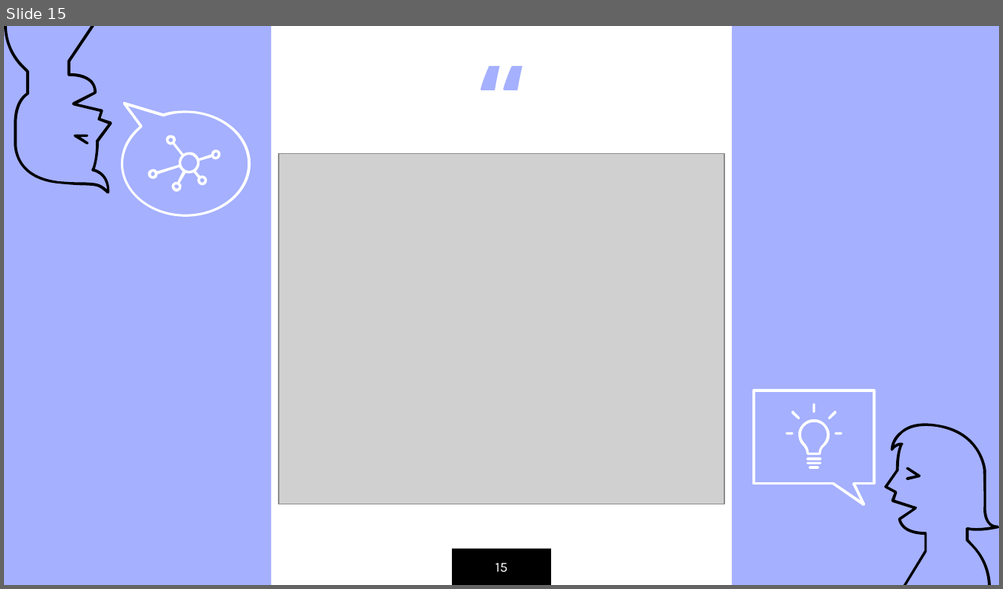
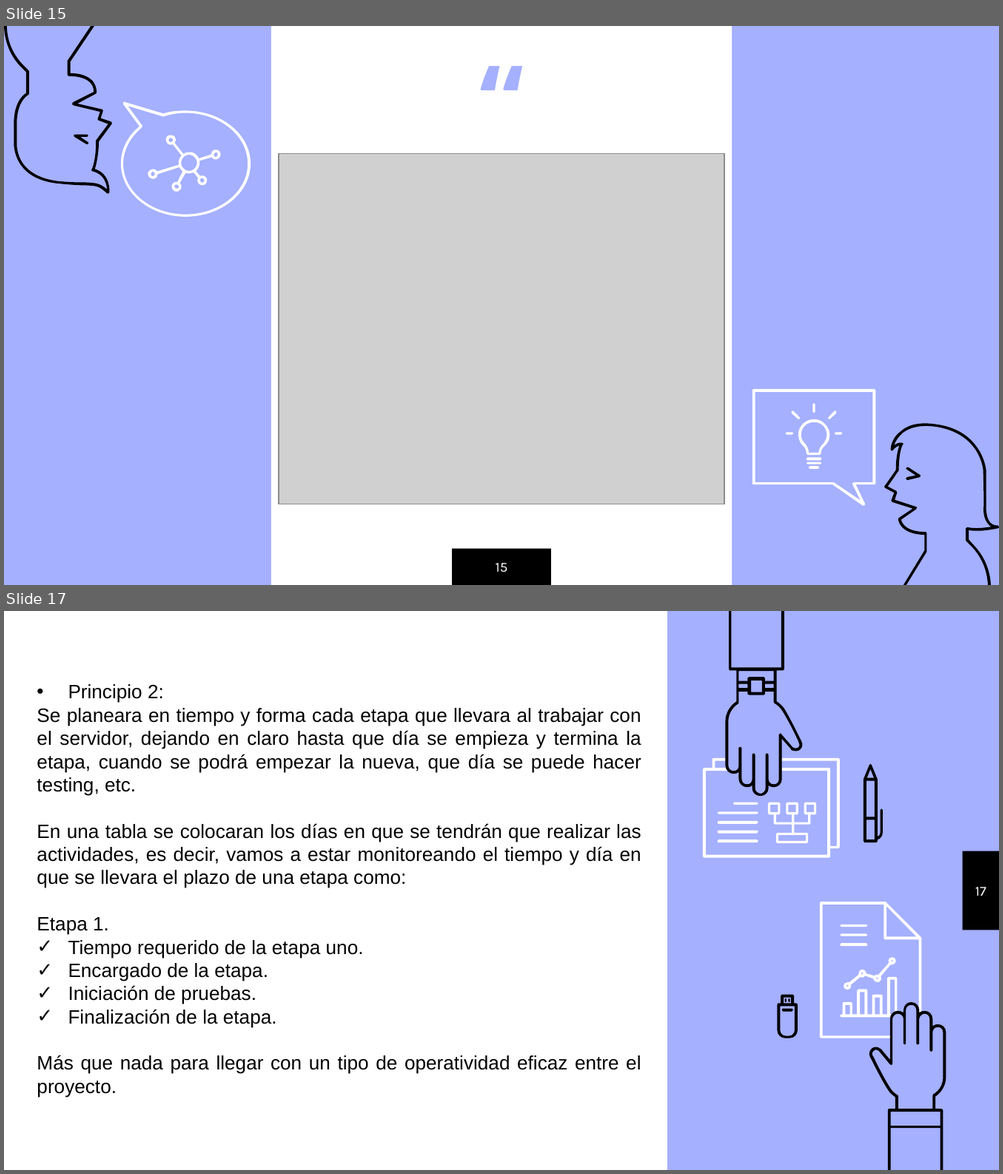
Before and after one commit to TheSkrapy/7mo-Semestre, a slide deck: 13 Modelos de negocios/Empresa Outtic.pptx. Shown one above the other, each under a label of ours: slide 15 before the commit, slides 15 and 17 after it; the slides between them are not shown. The pictures are 1003x589 and 1003x1174 pixels, drawn with LibreOffice and Linux fonts; fonts in the diff are those of the drawing; grey boxes stand for pictures. Boxes give left, top, right and bottom in pixels: in the first picture for what was removed or moved away, otherwise in the second. Text is boxed around its words. In the diff, an @@ line names an element or a change of style, - is before the commit and + after.

```diff
--- a/13 Modelos de negocios/Empresa Outtic.pptx
+++ b/13 Modelos de negocios/Empresa Outtic.pptx
@@ slide 17 added at [4, 611, 999, 1170], background #A5B0FE @@
@@ rectangle added at [4, 611, 667, 1170], fill #FFFFFF @@
@@ group added at [702, 611, 882, 857]: 9 freeform shapes @@
@@ text added at [37, 684, 641, 1098], 14 pt, text #000000 @@
+• Principio 2:
+Se planeara en tiempo y forma cada etapa que llevara al trabajar con el servidor, dejando en claro hasta que día se empieza y termina la etapa, cuando se podrá empezar la nueva, que día se puede hacer testing, etc.
+En una tabla se colocaran los días en que se tendrán que realizar las actividades, es decir, vamos a estar monitoreando el tiempo y día en que se llevara el plazo de una etapa como:
+Etapa 1.
+✓ Tiempo requerido de la etapa uno.
+✓ Encargado de la etapa.
+✓ Iniciación de pruebas.
+✓ Finalización de la etapa.
+Más que nada para llegar con un tipo de operatividad eficaz entre el proyecto.
@@ rectangle added at [962, 851, 999, 931], fill #000000 @@
@@ page number added at [975, 887, 986, 896], 10 pt, text #FFFFFF @@
+17
@@ group added at [777, 903, 946, 1170]: 11 freeform shapes @@
```
Also in this commit, not shown: 4 other slides added, 2 other files.
